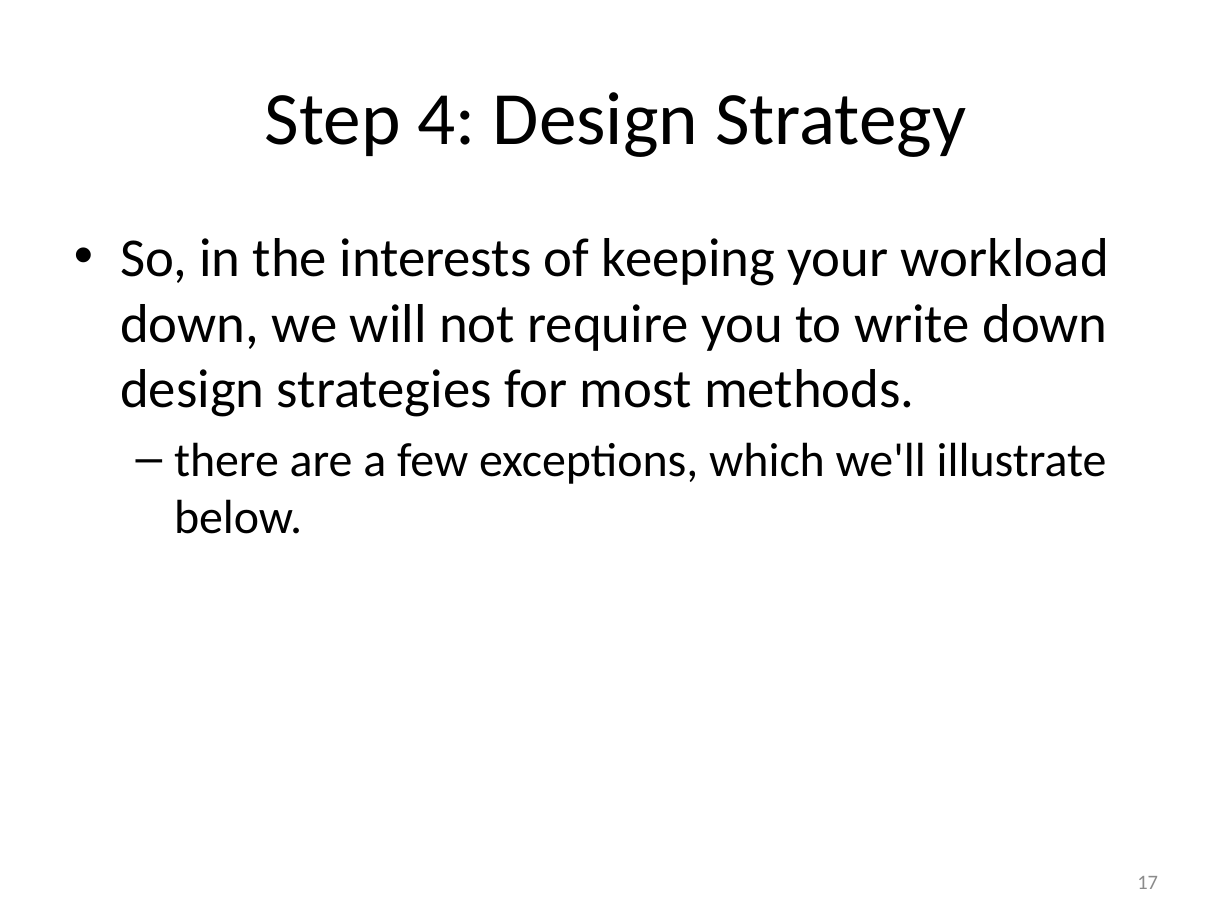
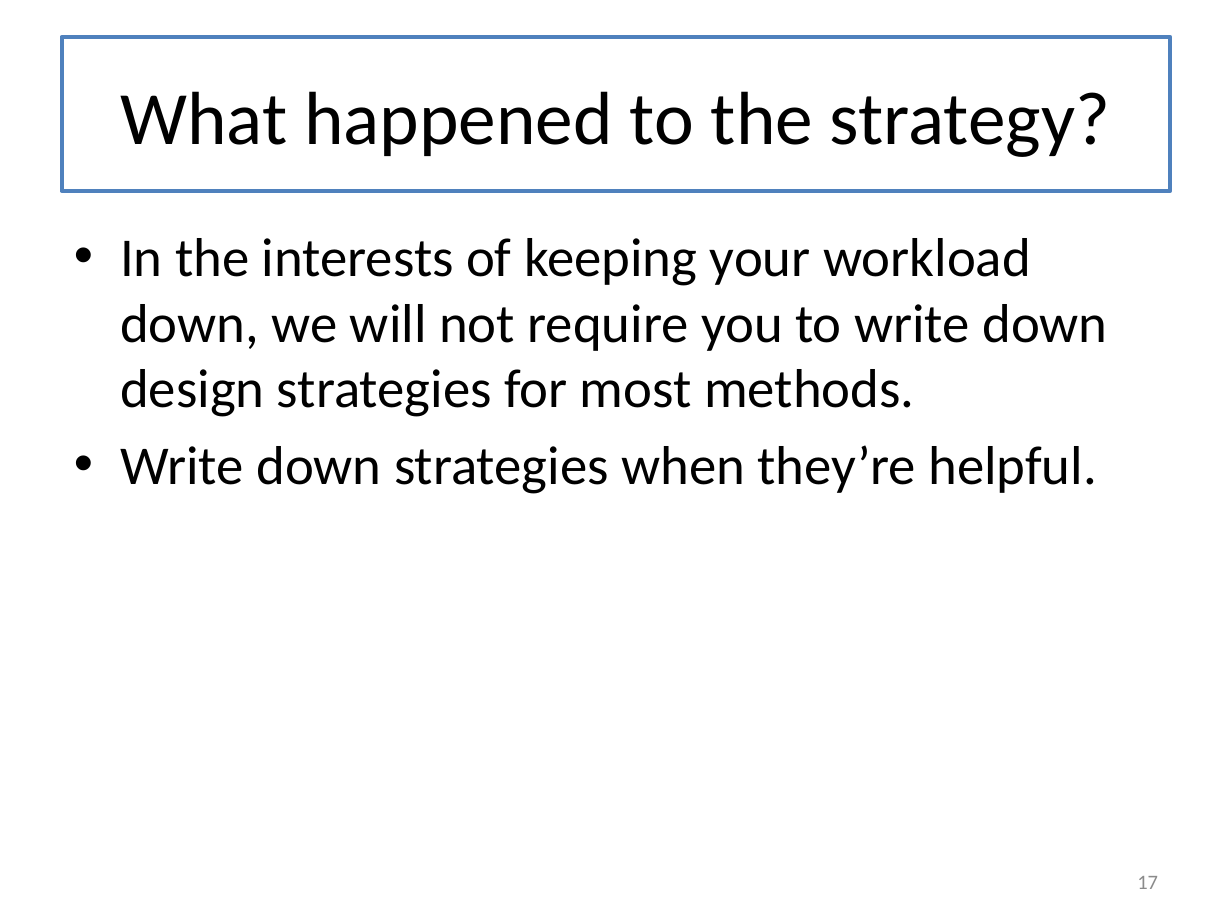
Before and after one commit to mwand/cs5010f16, a slide deck: slide 17 of Slides/Lesson 9.5 The Design Recipe Using Classes.pptx. Drawn at 1232x924 pixels with LibreOffice and Linux fonts; fonts in the diff are those of the drawing. Boxes give left, top, right and bottom in pixels: in the first picture for what was removed or moved away, otherwise in the second. Text is boxed around its words. In the diff, an @@ line names an element or a change of style, - is before the commit and + after.

Commit message:
fixed typo in gp08-3, updating slides for Modules 8-9

```diff
--- a/Slides/Lesson 9.5 The Design Recipe Using Classes.pptx
+++ b/Slides/Lesson 9.5 The Design Recipe Using Classes.pptx
@@ title "What happened to the strategy?": place and size @@
-title "What happened to the strategy?" at <box>265,92,966,157</box>
+title "What happened to the strategy?" at <box>62,37,1170,191</box>
@@ title "What happened to the strategy?" at <box>62,37,1170,191</box>: fill none to #FFFFFF; outline none to #4F81BD 2.25 pt @@
@@ title at <box>120,91,1110,157</box>: text changed @@
-Step 4: Design Strategy
+What happened to the strategy?
@@ text at <box>120,238,1107,494</box>: text changed @@
-• So, in the interests of keeping your workload down, we will not require you to write down design strategies for most methods.
-  – there are a few exceptions, which we'll illustrate below.
+• In the interests of keeping your workload down, we will not require you to write down design strategies for most methods.
+• Write down strategies when they’re helpful.
```
Also in this commit, not shown: 20 other slides changed, 5 slides added, 6 slides removed, 10 other files.
